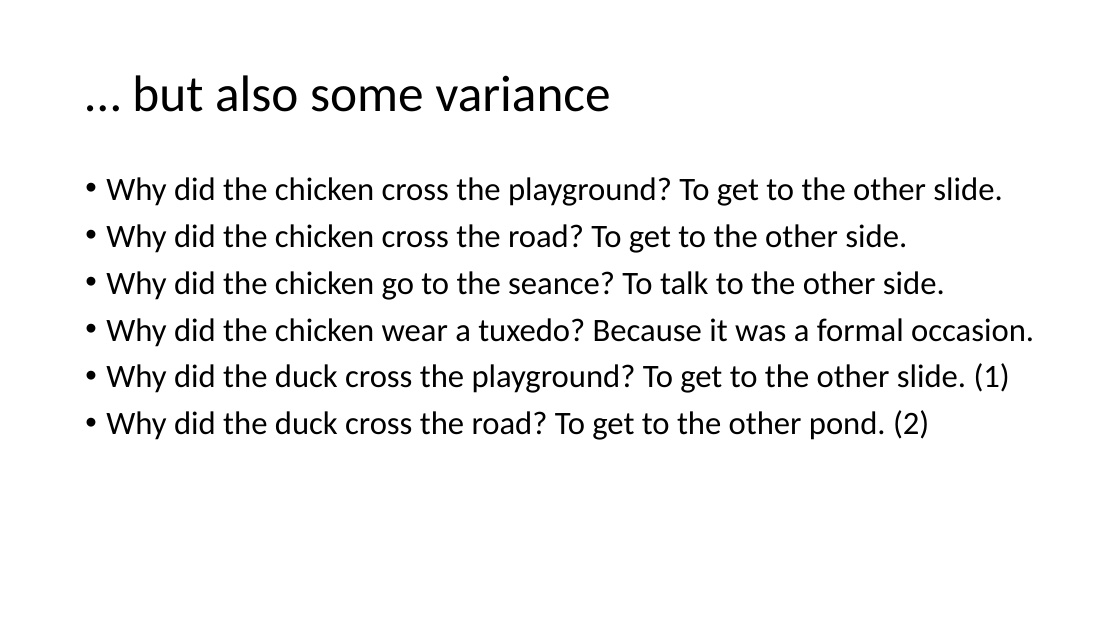
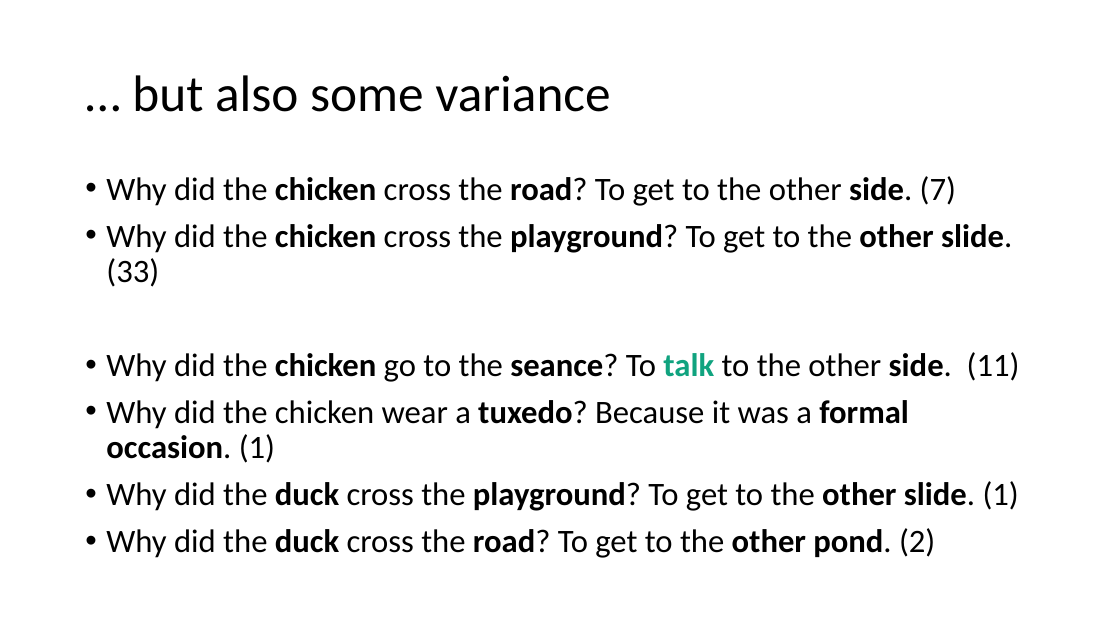
Before and after one commit to sciphie/JokeGPT, a slide deck: slide 9 of ChatGPT is fun –.pptm (slide 12 before the commit). Drawn at 1120x630 pixels with LibreOffice and Linux fonts; fonts in the diff are those of the drawing. Boxes give left, top, right and bottom in pixels: in the first picture for what was removed or moved away, otherwise in the second. Text is boxed around its words. In the diff, an @@ line names an element or a change of style, - is before the commit and + after.

```diff
--- a/ChatGPT is fun –.pptm
+++ b/ChatGPT is fun –.pptm
@@ text at [106, 176, 1020, 463]: text changed @@
-• Why did the chicken cross the playground? To get to the other slide.
-• Why did the chicken cross the road? To get to the other side.
-• Why did the chicken go to the seance? To talk to the other side.
-• Why did the chicken wear a tuxedo? Because it was a formal occasion.
+• Why did the chicken cross the road? To get to the other side. (7)
+• Why did the chicken cross the playground? To get to the other slide. (33)
+• Why did the chicken go to the seance? To talk to the other side. (11)
+• Why did the chicken wear a tuxedo? Because it was a formal occasion. (1)
@@ text at [106, 481, 1019, 558]: bold on in "duck playground? other slide.", "duck road? other pond." @@
```
Also in this commit, not shown: 12 other slides changed, 4 slides added, 4 slides removed, 4 other files.
